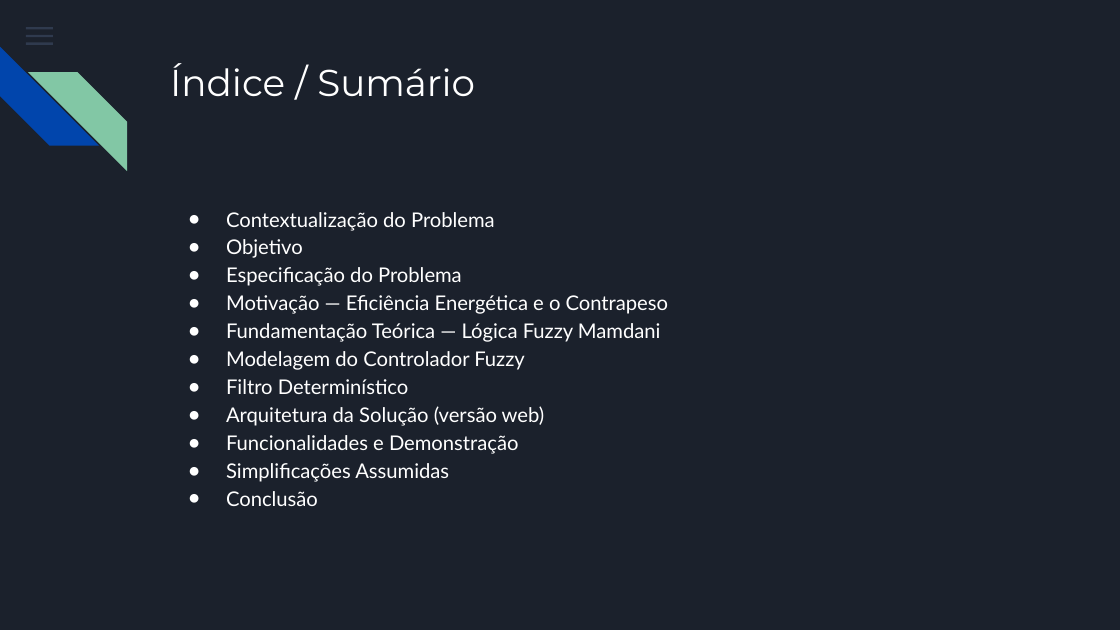
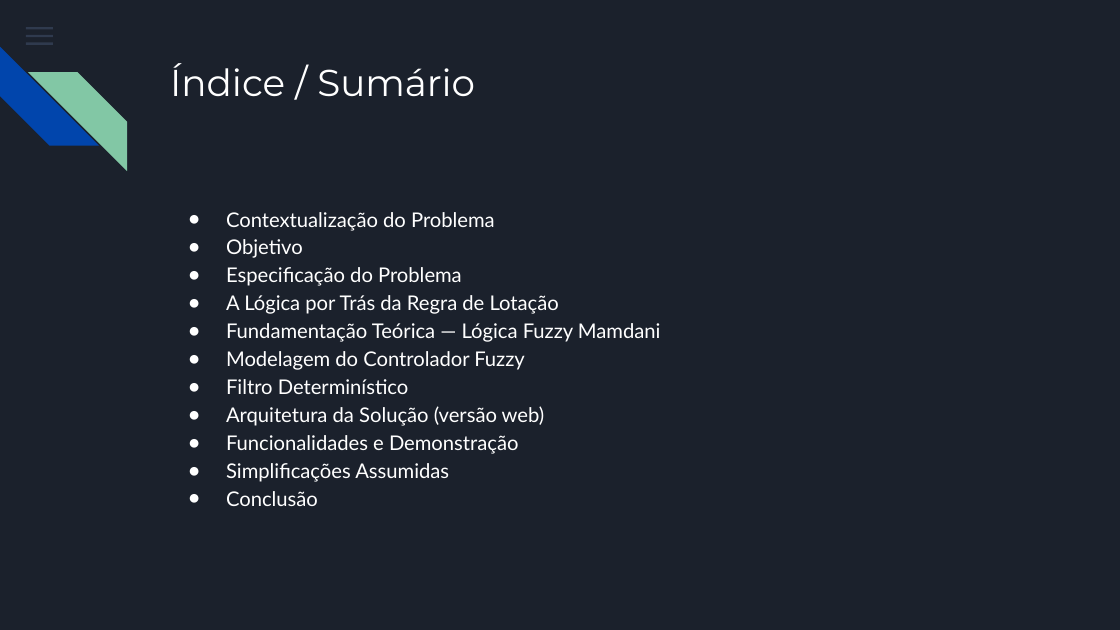
Before and after one commit to Henriqueanjos12/elevadores-fuzzy-web, a slide deck: slide 2 of Apresentacao_Elevadores_Fuzzy_Web.pptx. Drawn at 1120x630 pixels with LibreOffice and Linux fonts; fonts in the diff are those of the drawing. Boxes give left, top, right and bottom in pixels: in the first picture for what was removed or moved away, otherwise in the second. Text is boxed around its words. In the diff, an @@ line names an element or a change of style, - is before the commit and + after.

```diff
--- a/Apresentacao_Elevadores_Fuzzy_Web.pptx
+++ b/Apresentacao_Elevadores_Fuzzy_Web.pptx
@@ text at [226,295,559,314]: text changed @@
-● Motivação — Eficiência Energética e o Contrapeso
+● A Lógica por Trás da Regra de Lotação
```
Also in this commit, not shown: 4 other slides changed.
